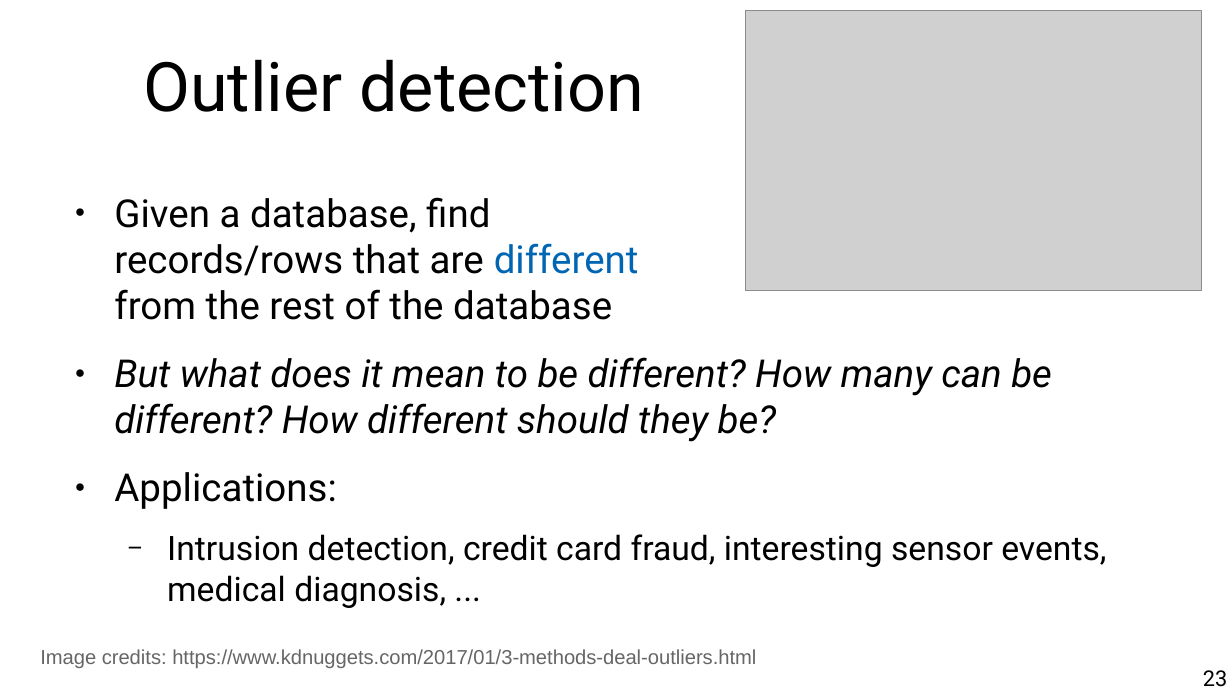
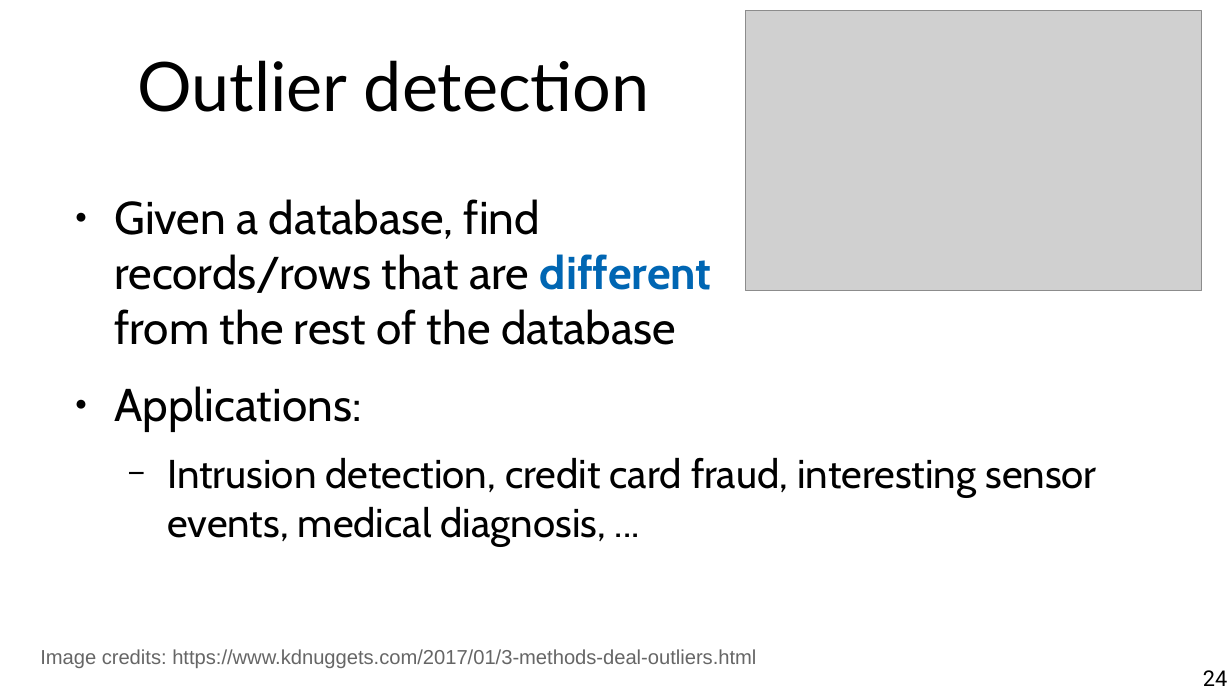
Before and after one commit to chatox/data-mining-course, a slide deck: slide 24 of theory/odp/tt02_data_methods_scenarios.odp (slide 23 before the commit). Drawn at 1232x693 pixels with LibreOffice and Linux fonts; fonts in the diff are those of the drawing; grey boxes stand for pictures. Boxes give left, top, right and bottom in pixels: in the first picture for what was removed or moved away, otherwise in the second. Text is boxed around its words. In the diff, an @@ line names an element or a change of style, - is before the commit and + after.

```diff
--- a/theory/odp/tt02_data_methods_scenarios.odp
+++ b/theory/odp/tt02_data_methods_scenarios.odp
@@ title "Outlier detection" at (138,60,650,112): font Roboto to Lato @@
@@ text "Given a database, find records/rows ..." at (114,199,1096,546): size 24.8 to 29.6 pt in "Given a database, find records/rows that are ...", "Applications:"; font Roboto to Cabin; bold on in "different"; size 21.7 to 25.9 pt in "Intrusion detection, credit card fraud, interesting sensor ..." @@
@@ text at (114,357,1052,442): paragraph removed @@
-● But what does it mean to be different? How many can be different? How different should they be?
@@ page number at (1203,670,1227,686): text changed @@
-23
+24
```
Also in this commit, not shown: 40 other slides changed, 5 slides added, 3 slides removed, 5 other files.
